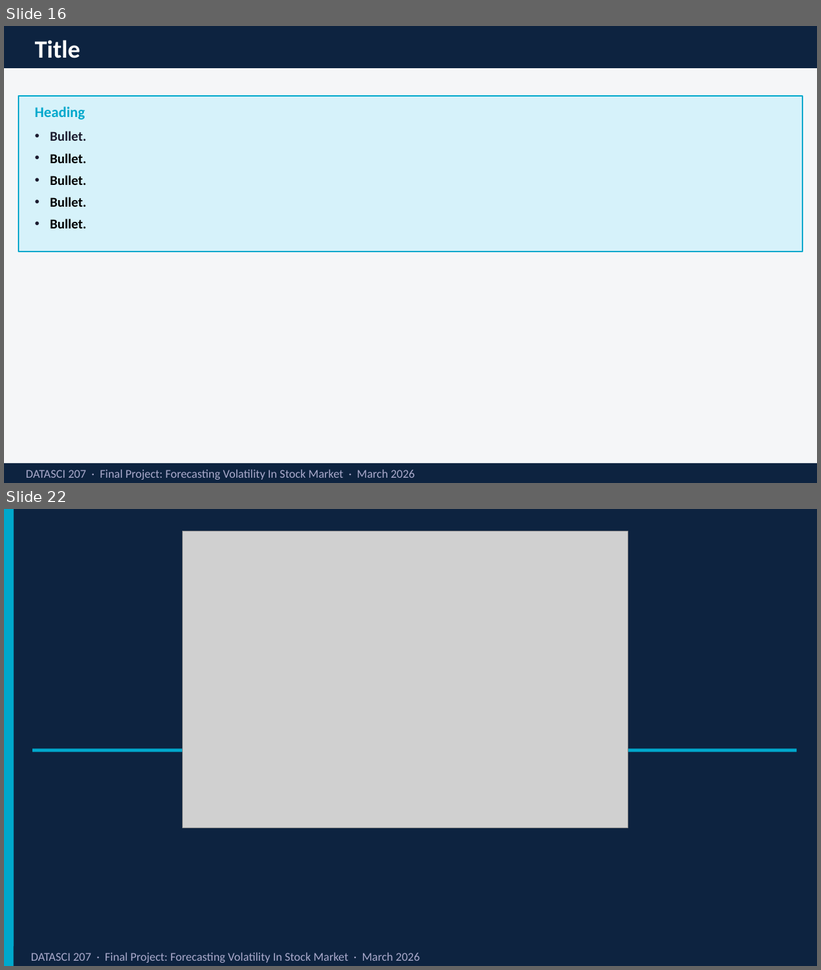
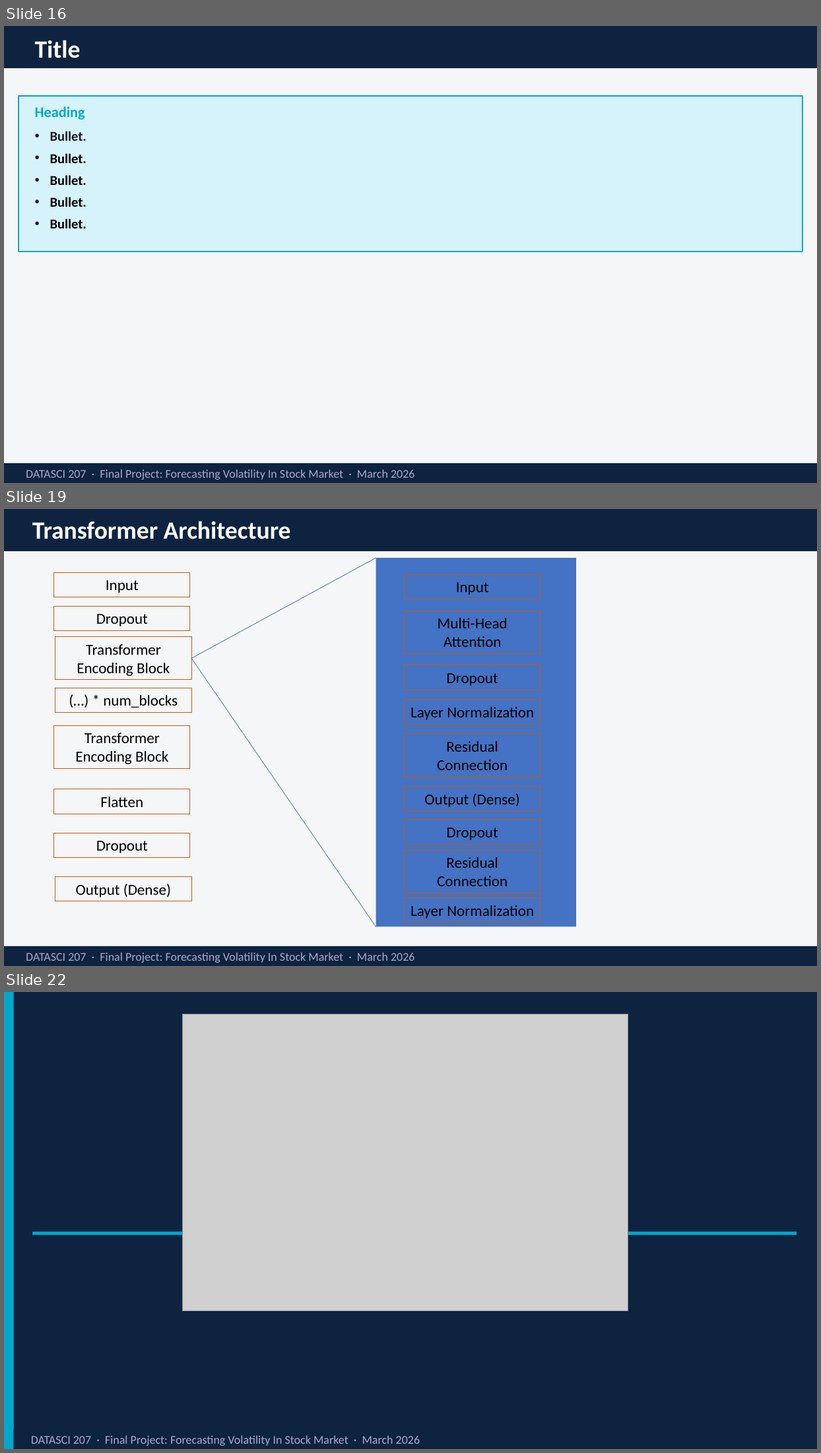
Before and after one commit to geniuscare247/Greed-and-Fear, a slide deck: slides/Forecasting Volatility In Stock Market.pptx. Shown one above the other, each under a label of ours: slides 16 and 22 before the commit, slides 16, 19 and 22 after it; the slides between them are not shown. The pictures are 821x970 and 821x1453 pixels, drawn with LibreOffice and Linux fonts; fonts in the diff are those of the drawing; grey boxes stand for pictures. Boxes give left, top, right and bottom in pixels: in the first picture for what was removed or moved away, otherwise in the second. Text is boxed around its words. In the diff, an @@ line names an element or a change of style, - is before the commit and + after.

```diff
--- a/slides/Forecasting Volatility In Stock Market.pptx
+++ b/slides/Forecasting Volatility In Stock Market.pptx
@@ slide 19 added at bbox=[4, 509, 817, 966], background #F5F6F8 @@
@@ rectangle added at bbox=[4, 509, 817, 551], fill #0D2340 @@
@@ text added at bbox=[32, 521, 291, 539], 29.3 pt, text #FFFFFF, bold @@
+Transformer Architecture
@@ line added from (191, 658) to (376, 558), #2F5597 0.5 pt @@
@@ rectangle added at bbox=[376, 558, 576, 927], fill #4472C4 @@
@@ rectangle added at bbox=[54, 572, 190, 597], outline #C55A11 0.75 pt, 18 pt, text #000000 @@
+Input
@@ rectangle added at bbox=[405, 575, 541, 599], outline #C55A11 0.75 pt, 18 pt, text #000000 @@
+Input
@@ rectangle added at bbox=[54, 606, 190, 630], outline #C55A11 0.75 pt, 18 pt, text #000000 @@
+Dropout
@@ rectangle added at bbox=[405, 611, 541, 654], outline #C55A11 0.75 pt, 18 pt, text #000000 @@
+Multi-Head Attention
@@ rectangle added at bbox=[55, 637, 191, 681], outline #C55A11 0.75 pt, 18 pt, text #000000 @@
+Transformer Encoding Block
@@ line added from (191, 658) to (376, 927), #2F5597 0.5 pt @@
@@ rectangle added at bbox=[405, 665, 541, 690], outline #C55A11 0.75 pt, 18 pt, text #000000 @@
+Dropout
@@ rectangle added at bbox=[55, 688, 191, 712], outline #C55A11 0.75 pt, 18 pt, text #000000 @@
+(…) * num_blocks
@@ rectangle added at bbox=[405, 700, 541, 724], outline #C55A11 0.75 pt, 18 pt, text #000000 @@
+Layer Normalization
@@ rectangle added at bbox=[54, 725, 190, 769], outline #C55A11 0.75 pt, 18 pt, text #000000 @@
+Transformer Encoding Block
@@ rectangle added at bbox=[405, 734, 541, 778], outline #C55A11 0.75 pt, 18 pt, text #000000 @@
+Residual Connection
@@ rectangle added at bbox=[54, 789, 190, 814], outline #C55A11 0.75 pt, 18 pt, text #000000 @@
+Flatten
@@ rectangle added at bbox=[405, 787, 541, 811], outline #C55A11 0.75 pt, 18 pt, text #000000 @@
+Output (Dense)
@@ rectangle added at bbox=[405, 820, 541, 844], outline #C55A11 0.75 pt, 18 pt, text #000000 @@
+Dropout
@@ rectangle added at bbox=[54, 833, 190, 857], outline #C55A11 0.75 pt, 18 pt, text #000000 @@
+Dropout
@@ rectangle added at bbox=[405, 851, 541, 894], outline #C55A11 0.75 pt, 18 pt, text #000000 @@
+Residual Connection
@@ rectangle added at bbox=[55, 877, 191, 902], outline #C55A11 0.75 pt, 18 pt, text #000000 @@
+Output (Dense)
@@ rectangle added at bbox=[405, 898, 541, 923], outline #C55A11 0.75 pt, 18 pt, text #000000 @@
+Layer Normalization
@@ rectangle added at bbox=[4, 947, 817, 966], fill #0D2340 @@
@@ text added at bbox=[26, 953, 415, 963], 14 pt, text #AAAACC @@
+DATASCI 207 · Final Project: Forecasting Volatility In Stock Market · March 2026
```
Also in this commit, not shown: 4 slides changed, 1 slide removed.
